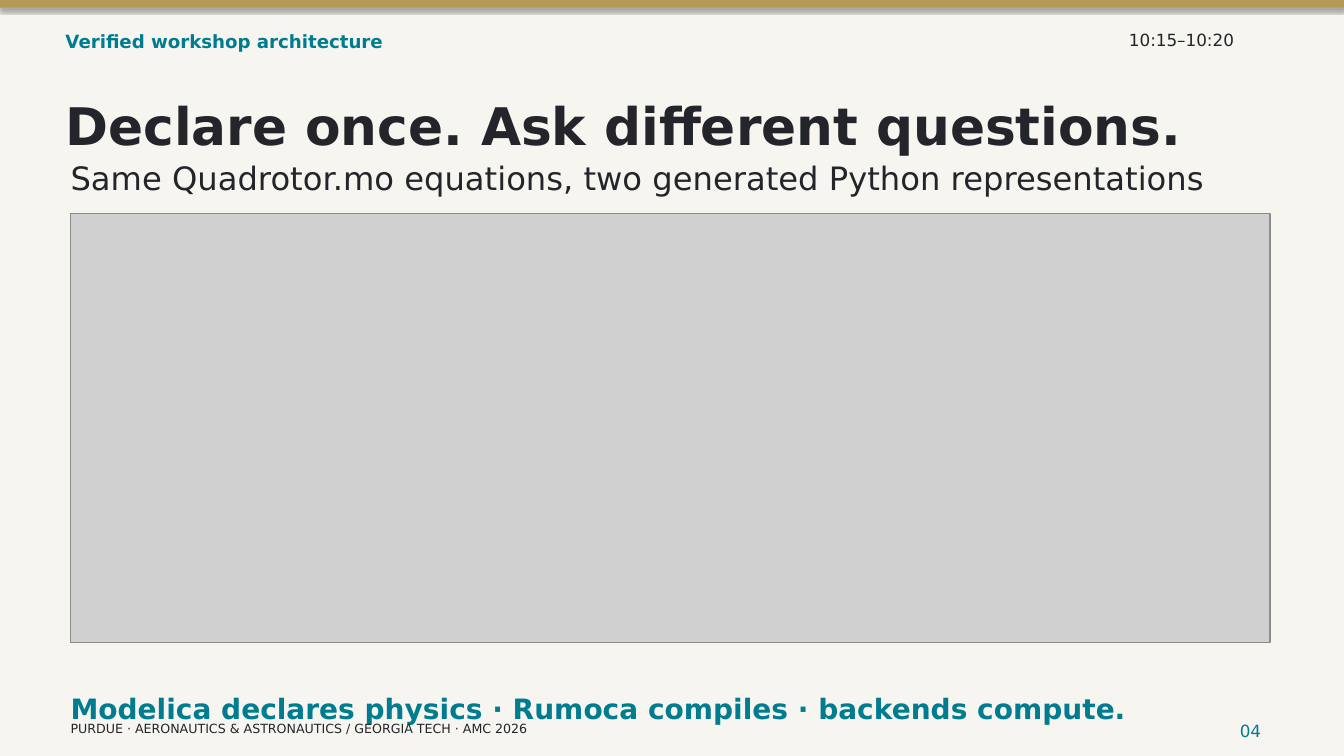
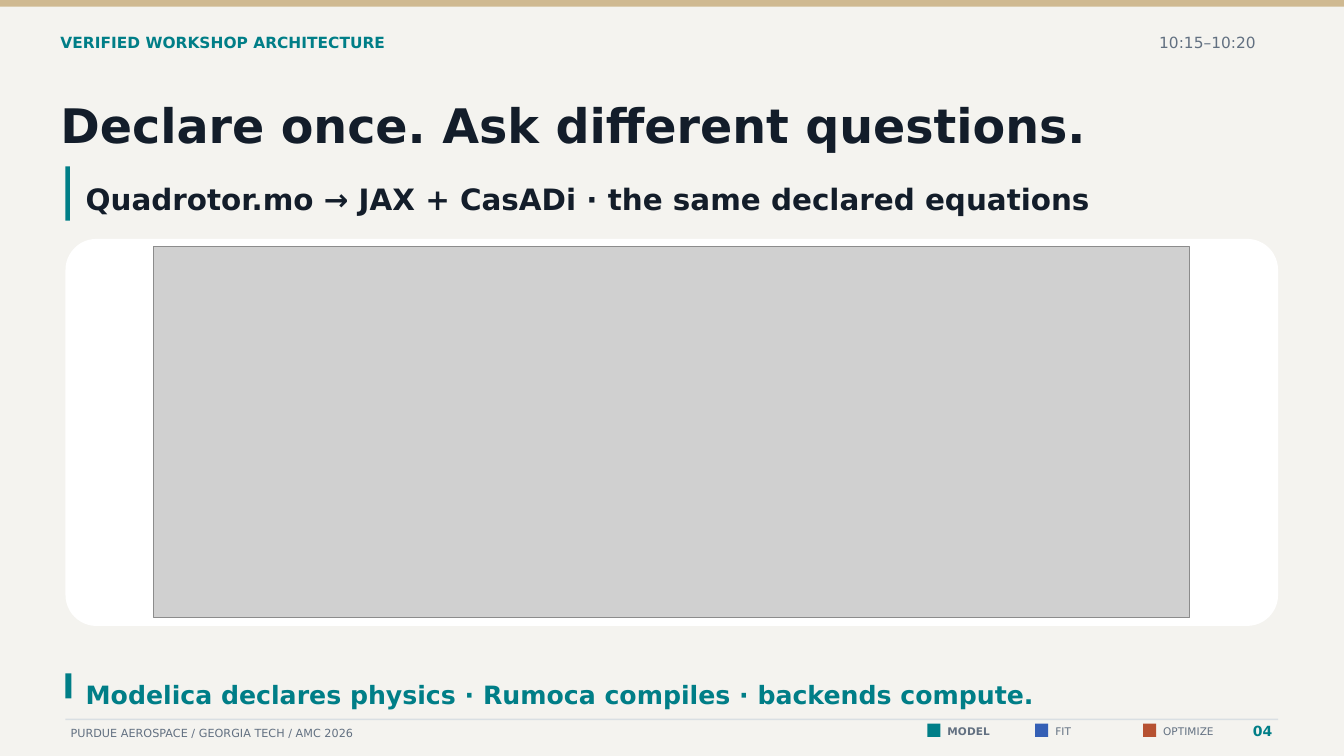
Before and after one commit to CogniPilot/rumoca-workshop, a slide deck: slide 4 of slides/workshop.pptx. Drawn at 1344x756 pixels with LibreOffice and Linux fonts; fonts in the diff are those of the drawing; grey boxes stand for pictures. Boxes give left, top, right and bottom in pixels: in the first picture for what was removed or moved away, otherwise in the second. Text is boxed around its words. In the diff, an @@ line names an element or a change of style, - is before the commit and + after.

Commit message:
Connect the workshop to interactive models, extensible backends and tested cloud tools

```diff
--- a/slides/workshop.pptx
+++ b/slides/workshop.pptx
@@ background #F7F5F0 to #F4F3EF @@
@@ rectangle at (0,0,1344,7): fill #B59A55 to #CFB991; shadow off @@
@@ text "10:15–10:20": place and size @@
-text "10:15–10:20" at (1129,33,1234,47)
+text "10:15–10:20" at (1159,36,1256,48)
@@ text "10:15–10:20" at (1159,36,1256,48): size 12 to 11 pt, text colour #23252A to #627081 @@
@@ text at (60,36,385,49): text changed; size 13 to 11 pt; text colour #007C91 to #007E87 @@
-Verified workshop architecture
+VERIFIED WORKSHOP ARCHITECTURE
@@ text "Declare once. Ask different questions." at (60,107,1085,153): size 37 to 34 pt, text colour #23252A to #131D2A @@
@@ rectangle added at (66,166,70,221), fill #007E87 @@
@@ text at (86,187,1089,216): text changed; size 23 to 21 pt; text colour #23252A to #131D2A; bold on @@
-Same Quadrotor.mo equations, two generated Python representations
+Quadrotor.mo → JAX + CasADi · the same declared equations
@@ rounded rectangle added at (66,239,1278,626), fill #FFFFFF @@
@@ picture: place and size @@
-picture at (71,213,1270,642)
+picture at (153,247,1190,618)
@@ rectangle added at (66,674,72,699), fill #007E87 @@
@@ text "Modelica declares physics · Rumoca ...": place and size @@
-text "Modelica declares physics · Rumoca ..." at (71,697,1125,725)
+text "Modelica declares physics · Rumoca ..." at (86,685,1033,710)
@@ text "Modelica declares physics · Rumoca ..." at (86,685,1033,710): size 20 to 18 pt, text colour #007C91 to #007E87 @@
@@ rectangle added at (66,719,1278,720), fill #D9DFE3 @@
@@ text "04": place and size @@
-text "04" at (1240,724,1261,738)
+text "04" at (1253,725,1272,736)
@@ text "04" at (1253,725,1272,736): size 12 to 10 pt, text colour #007C91 to #007E87, bold on @@
@@ text at (71,728,353,737): text changed; size 9 to 8 pt; text colour #23252A to #627081 @@
-PURDUE · AERONAUTICS & ASTRONAUTICS / GEORGIA TECH · AMC 2026
+PURDUE AEROSPACE / GEORGIA TECH / AMC 2026
@@ rectangle added at (928,724,941,737), fill #007E87 @@
@@ text added at (947,727,989,735), 7.5 pt, text #627081, bold @@
+MODEL
@@ rectangle added at (1035,724,1049,737), fill #345FB5 @@
@@ text added at (1055,727,1071,735), 7.5 pt, text #627081 @@
+FIT
@@ rectangle added at (1143,724,1156,737), fill #B65131 @@
@@ text added at (1163,727,1213,735), 7.5 pt, text #627081 @@
+OPTIMIZE
```
Also in this commit, not shown: 20 other slides changed, 7 slides added, 5 slides removed, 53 other files.
